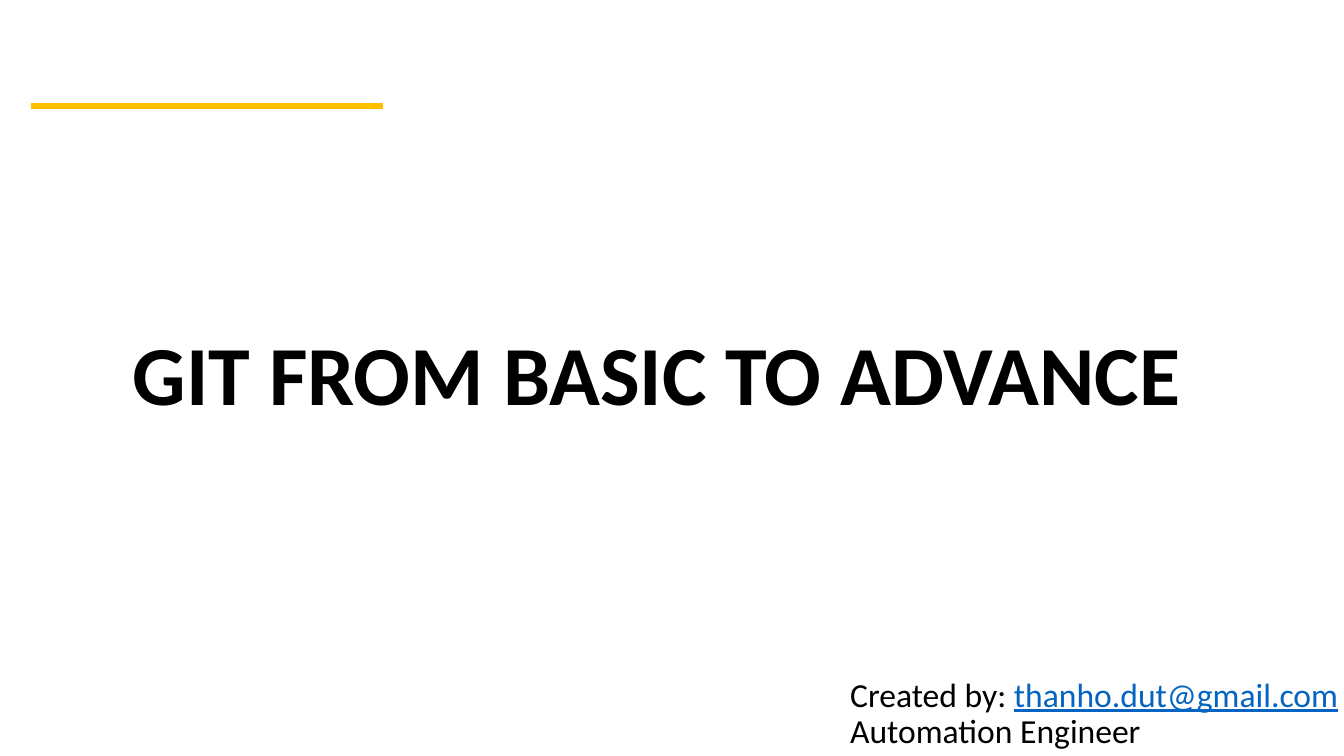
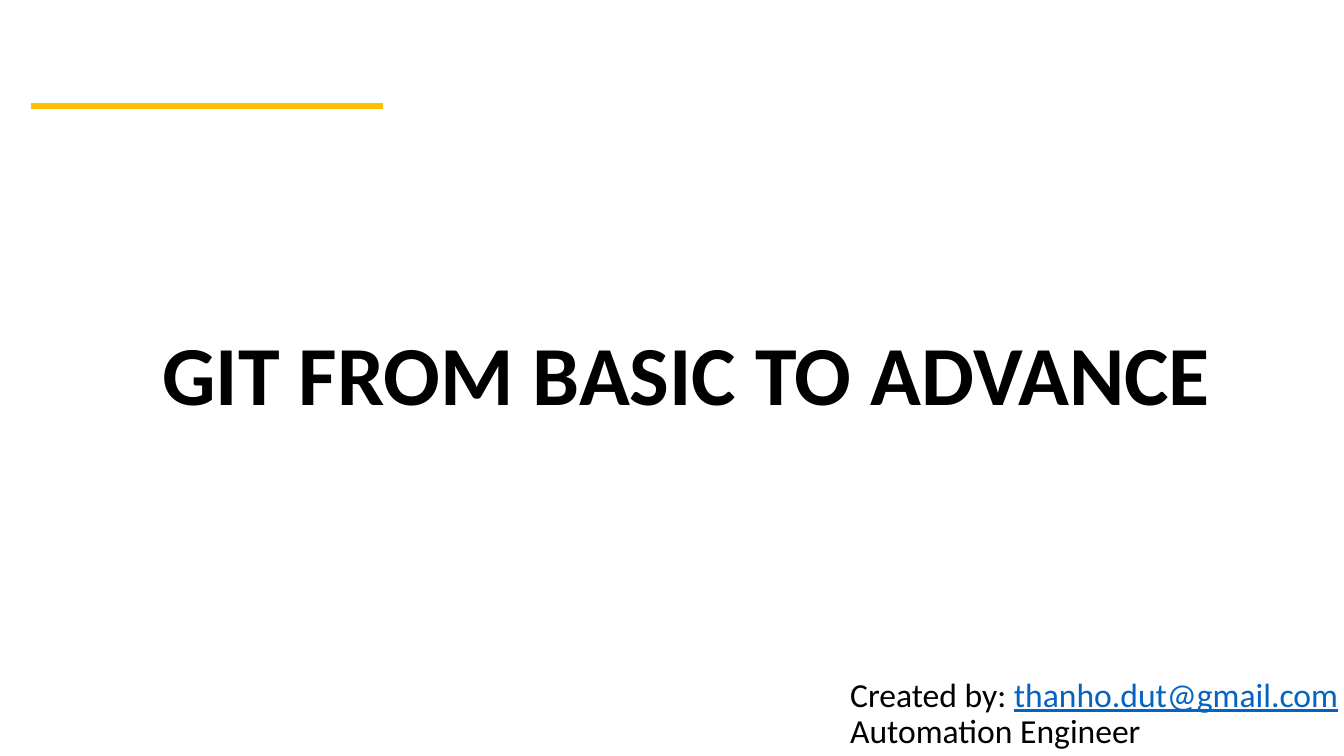
Before and after one commit to HoThanEEe/HoThanEEe, a slide deck: slide 1 of Git Presentation.pptx. Drawn at 1344x756 pixels with LibreOffice and Linux fonts; fonts in the diff are those of the drawing. Boxes give left, top, right and bottom in pixels: in the first picture for what was removed or moved away, otherwise in the second. Text is boxed around its words. In the diff, an @@ line names an element or a change of style, - is before the commit and + after.

```diff
--- a/Git Presentation.pptx
+++ b/Git Presentation.pptx
@@ title "GIT FROM BASIC TO ADVANCE": place and size @@
-title "GIT FROM BASIC TO ADVANCE" at [133, 350, 1180, 406]
+title "GIT FROM BASIC TO ADVANCE" at [162, 350, 1209, 406]
```
Also in this commit, not shown: 1 slide added, 1 slide removed.
